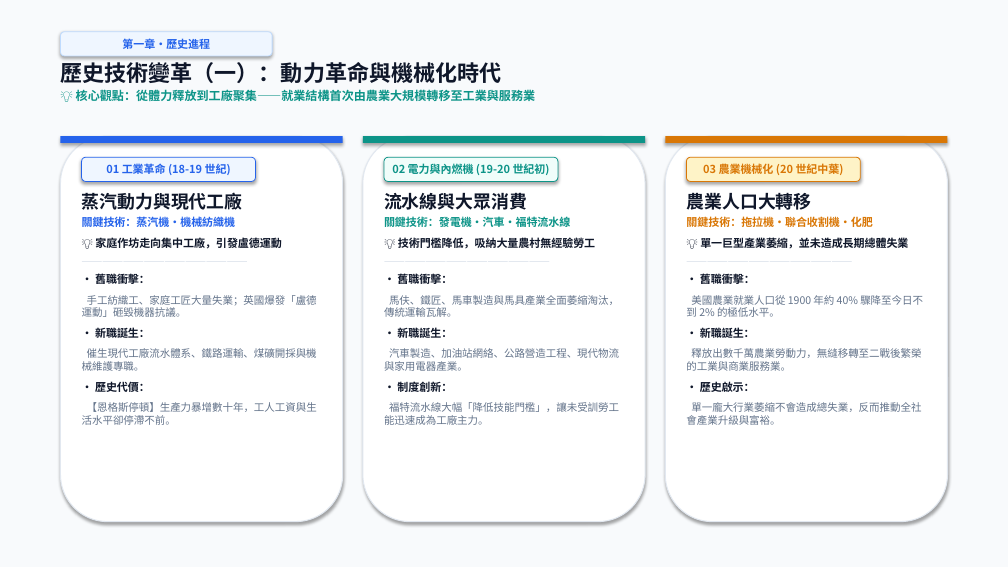
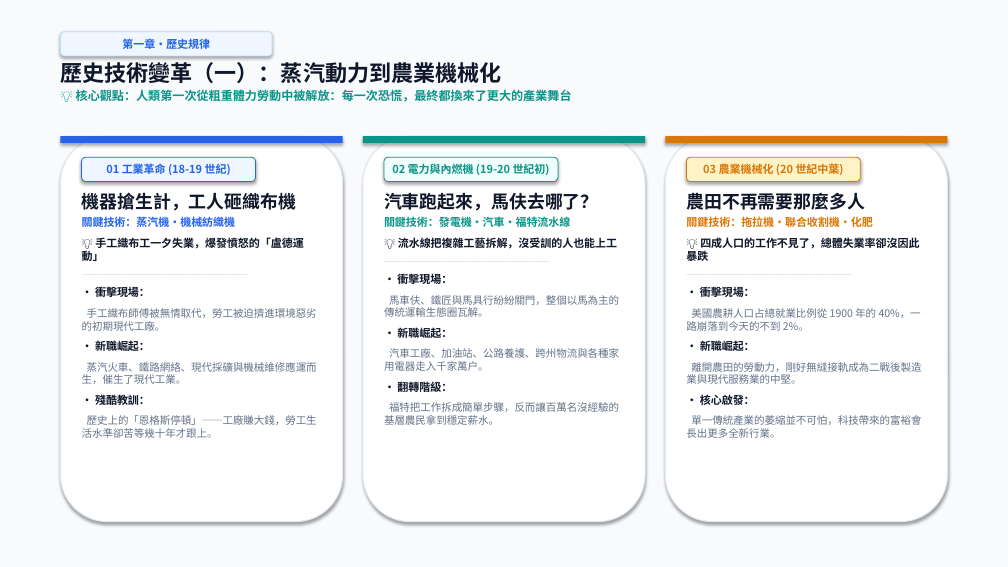
Before and after one commit to ZoeChengYu/2026F_information_and_life, a slide deck: slide 4 of 期中報告_ver.Gemini.1.0.1.pptx. Drawn at 1008x567 pixels with LibreOffice and Linux fonts; fonts in the diff are those of the drawing. Boxes give left, top, right and bottom in pixels: in the first picture for what was removed or moved away, otherwise in the second. Text is boxed around its words. In the diff, an @@ line names an element or a change of style, - is before the commit and + after.

```diff
--- a/期中報告_ver.Gemini.1.0.1.pptx
+++ b/期中報告_ver.Gemini.1.0.1.pptx
@@ text at (60,58,572,102): text changed @@
-歷史技術變革（一）：動力革命與機械化時代
-💡 核心觀點：從體力釋放到工廠聚集——就業結構首次由農業大規模轉移至工業與服務業
+歷史技術變革（一）：蒸汽動力到農業機械化
+💡 核心觀點：人類第一次從粗重體力勞動中被解放：每一次恐慌，最終都換來了更大的產業舞台
@@ text in rounded rectangle at (122,38,210,49): text changed @@
-第一章・歷史進程
+第一章・歷史規律
@@ text at (82,192,297,211): text changed @@
-蒸汽動力與現代工廠
+機器搶生計，工人砸織布機
@@ text at (384,192,599,211): text changed @@
-流水線與大眾消費
+汽車跑起來，馬伕去哪了？
@@ text at (686,192,865,210): text changed @@
-農業人口大轉移
+農田不再需要那麼多人
@@ text at (82,237,303,261): text changed @@
-💡 家庭作坊走向集中工廠，引發盧德運動
+💡 手工織布工一夕失業，爆發憤怒的「盧德運動」
@@ text at (398,237,617,249): text changed @@
-💡 技術門檻降低，吸納大量農村無經驗勞工
+💡 流水線把複雜工藝拆解，沒受訓的人也能上工
@@ text at (686,237,919,264): text changed @@
-💡 單一巨型產業萎縮，並未造成長期總體失業
+💡 四成人口的工作不見了，總體失業率卻沒因此暴跌
@@ text at (82,287,317,438): text changed @@
-• 舊職衝擊：
-手工紡織工、家庭工匠大量失業；英國爆發「盧德運動」砸毀機器抗議。
-• 新職誕生：
-催生現代工廠流水體系、鐵路運輸、煤礦開採與機械維護專職。
-• 歷史代價：
-【恩格斯停頓】生產力暴增數十年，工人工資與生活水平卻停滯不前。
+• 衝擊現場：
+手工織布師傅被無情取代，勞工被迫擠進環境惡劣的初期現代工廠。
+• 新職崛起：
+蒸汽火車、鐵路網絡、現代採礦與機械維修應運而生，催生了現代工業。
+• 殘酷教訓：
+歷史上的「恩格斯停頓」——工廠賺大錢，勞工生活水準卻苦等幾十年才跟上。
@@ text at (384,273,619,425): text changed @@
-• 舊職衝擊：
-馬伕、鐵匠、馬車製造與馬具產業全面萎縮淘汰，傳統運輸瓦解。
-• 新職誕生：
-汽車製造、加油站網絡、公路營造工程、現代物流與家用電器產業。
-• 制度創新：
-福特流水線大幅「降低技能門檻」，讓未受訓勞工能迅速成為工廠主力。
+• 衝擊現場：
+馬車伕、鐵匠與馬具行紛紛關門，整個以馬為主的傳統運輸生態圈瓦解。
+• 新職崛起：
+汽車工廠、加油站、公路養護、跨州物流與各種家用電器走入千家萬戶。
+• 翻轉階級：
+福特把工作拆成簡單步驟，反而讓百萬名沒經驗的基層農民拿到穩定薪水。
@@ text at (686,286,921,438): text changed @@
-• 舊職衝擊：
-美國農業就業人口從 1900 年約 40% 驟降至今日不到 2% 的極低水平。
-• 新職誕生：
-釋放出數千萬農業勞動力，無縫移轉至二戰後繁榮的工業與商業服務業。
-• 歷史啟示：
-單一龐大行業萎縮不會造成總失業，反而推動全社會產業升級與富裕。
+• 衝擊現場：
+美國農耕人口占總就業比例從 1900 年的 40%，一路崩落到今天的不到 2%。
+• 新職崛起：
+離開農田的勞動力，剛好無縫接軌成為二戰後製造業與現代服務業的中堅。
+• 核心啟發：
+單一傳統產業的萎縮並不可怕，科技帶來的富裕會長出更多全新行業。
```
Also in this commit, not shown: 14 other slides changed, 1 other file.
